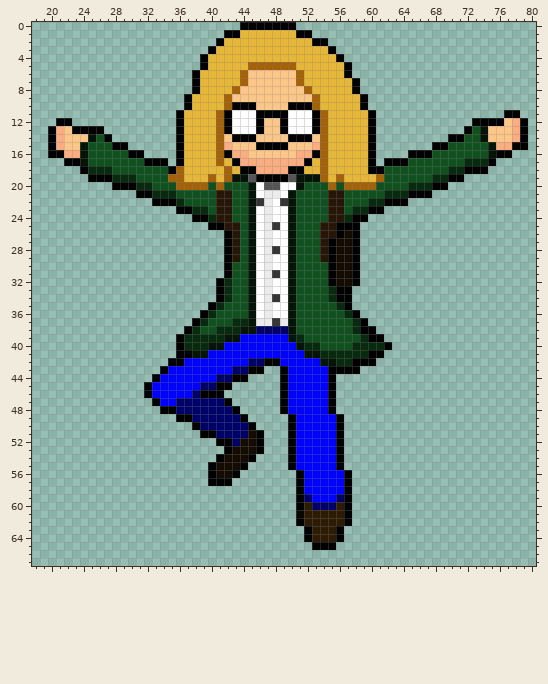
Two versions of one sprite sheet, sprites/spr_player_falling_coat_left/cc5d48d4-b9b2-4de9-b3b9-ac80f9e639d9.png. Above is the file before it was changed.
The file is 96x68 pixels. Colours within 5 levels of each other are drawn and written as one. Shown: x 18..80, y 0..67.
Once edited:
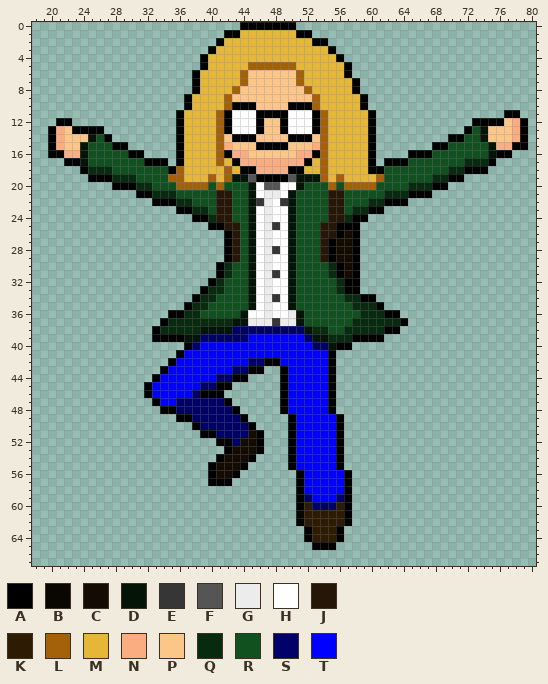
Palette (. is transparent): A #000000  B #0a0601  C #140c02  D #041407  E #363636  F #555555  G #ececec  H #ffffff  J #261607  K #2d1b04  L #a3620a  M #e5b637  N #faad81  P #fdc689  Q #082b0f  R #10511f  S #000168  T #0000ff
The exact change:
The edit adds colour A in rows 30 to 31 at x 41; in row 32 at x 40; in row 33 at x 39 and 58; in row 34 at x 38 and 59 to 60; in row 35 at x 37 and 61; in row 36 at x 35 to 36 and 62 to 63.
The edit adds colour A in row 37 at x 34 and 64; in row 38 at x 33 and 62 to 63; in row 39 at x 33 to 35.
Colour C gives way to colour A in rows 30 to 31 at x 56; in row 32 at x 57.
Colour D gives way to colour A in row 42 at x 55.
Colour Q gives way to colour A in row 39 at x 59; in row 40 at x 37; in row 41 at x 55.
Colour R gives way to colour A in row 39 at x 58; in row 40 at x 56 to 57.
Colour Q gives way to colour D in row 37 at x 43 to 44; in row 38 at x 41 to 42; in row 39 at x 37 to 38.
Colour R gives way to colour D in row 36 at x 44 and 51; in row 37 at x 51; in row 38 at x 39 to 40 and 52; in row 39 at x 53 to 54; in row 40 at x 55.
Colour D gives way to colour G in row 36 at x 50; in row 37 at x 45 and 50.
Colour D gives way to colour H in row 36 at x 45.
The edit adds colour Q in row 33 at x 40; in row 34 at x 39 to 40 and 58; in row 35 at x 38 to 39 and 58 to 60; in row 36 at x 37 to 38 and 59 to 61; in row 37 at x 35 to 37 and 60 to 63; in row 38 at x 34 to 36 and 61.
Colour A gives way to colour Q in rows 30 to 31 at x 42 and 55; in row 32 at x 41; in row 33 at x 41 and 56; in row 34 at x 57; in row 37 at x 38 and 59; in row 38 at x 37 and 59 to 60.
Colour C gives way to colour Q in row 32 at x 56.
Colour R gives way to colour Q in row 22 at x 37; in row 37 at x 40 to 42; in row 38 at x 53 to 54 and 57; in row 39 at x 55 to 57.
Colour A gives way to colour R in row 32 at x 55; in row 34 at x 41 and 56; in row 35 at x 40 and 57; in row 36 at x 39 and 58.
Colour Q gives way to colour R in row 32 at x 42; in rows 33 to 34 at x 42 and 55; in row 35 at x 41 and 56; in row 36 at x 40 and 57.
Colour D gives way to colour S in row 38 at x 44 to 45 and 50; in row 39 at x 42 to 43.
Colour Q gives way to colour S in row 38 at x 43; in row 39 at x 39 to 41; in row 40 at x 38 and 53.
Colour R gives way to colour S in row 38 at x 51; in row 39 at x 52; in row 40 at x 54.
Colour T gives way to colour S in row 39 at x 44.
Colour A gives way to colour T in row 41 at x 37; in row 42 at x 36.
Colour D gives way to colour T in row 39 at x 50; in row 40 at x 40 to 41 and 51; in row 41 at x 38 to 39 and 52 to 53; in row 42 at x 54.
Colour Q gives way to colour T in row 39 at x 51; in row 40 at x 39 and 52; in row 41 at x 54.
Colour A is removed in row 40 at x 36 and 62; in row 41 at x 60 to 61; in row 42 at x 58 to 60; in row 43 at x 56 to 58.
Colour Q is removed in row 40 at x 58 to 61; in row 41 at x 56 to 59; in row 42 at x 56 to 57.
